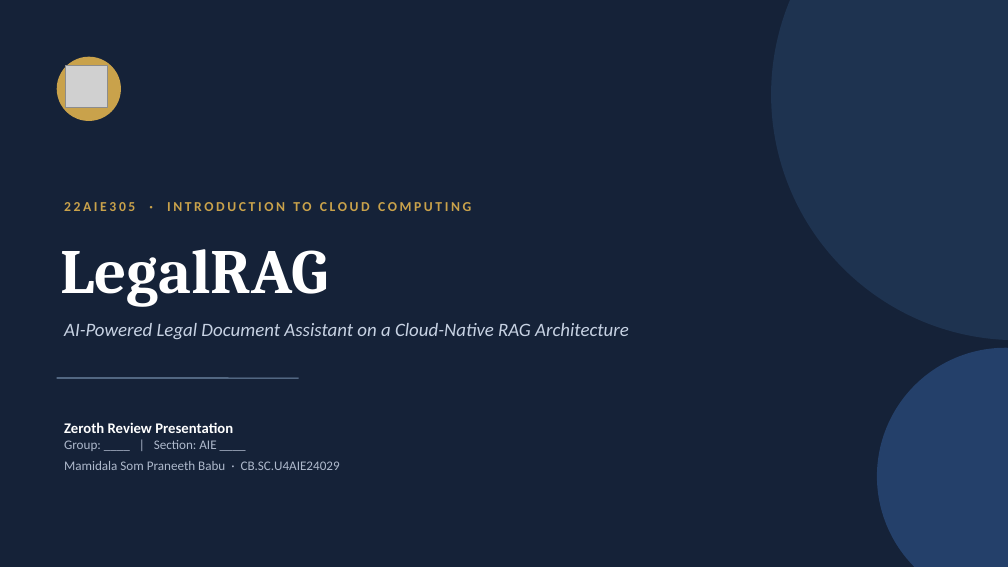
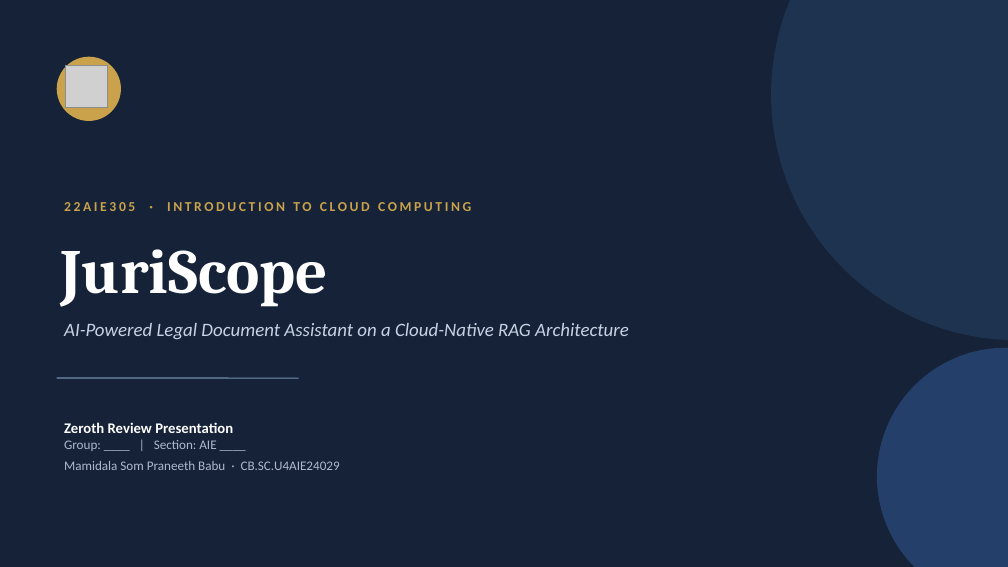
Before and after one commit to praann07/Juriscope, a slide deck: slide 1 of LegalRAG_Zeroth_Review.pptx. Drawn at 1008x567 pixels with LibreOffice and Linux fonts; fonts in the diff are those of the drawing; grey boxes stand for pictures. Boxes give left, top, right and bottom in pixels: in the first picture for what was removed or moved away, otherwise in the second. Text is boxed around its words. In the diff, an @@ line names an element or a change of style, - is before the commit and + after.

```diff
--- a/LegalRAG_Zeroth_Review.pptx
+++ b/LegalRAG_Zeroth_Review.pptx
@@ text at (60, 249, 328, 307): text changed @@
-LegalRAG
+JuriScope
```
Also in this commit, not shown: 1 other slide changed, 1 slide removed, 20 other files.
